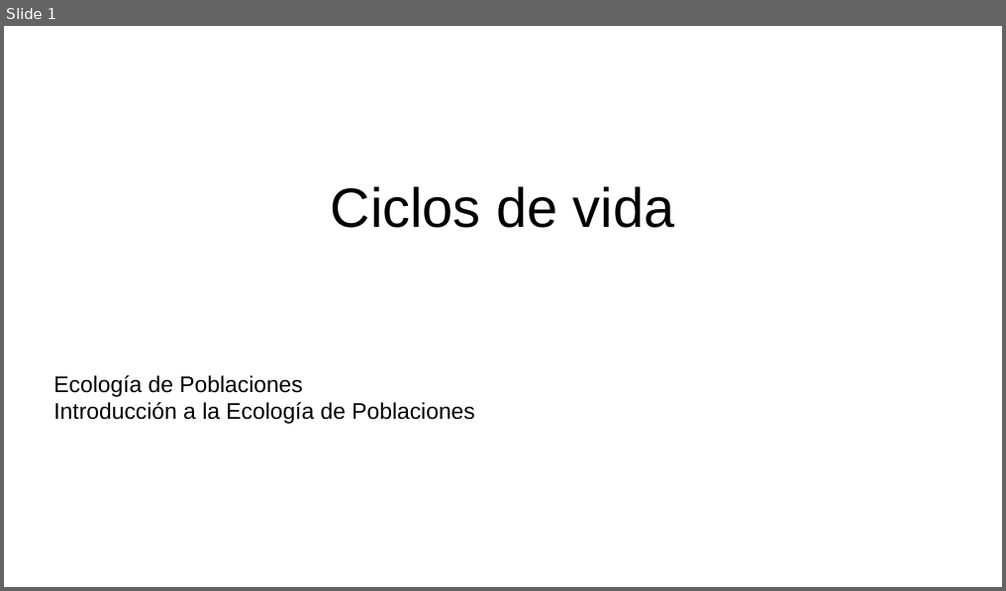
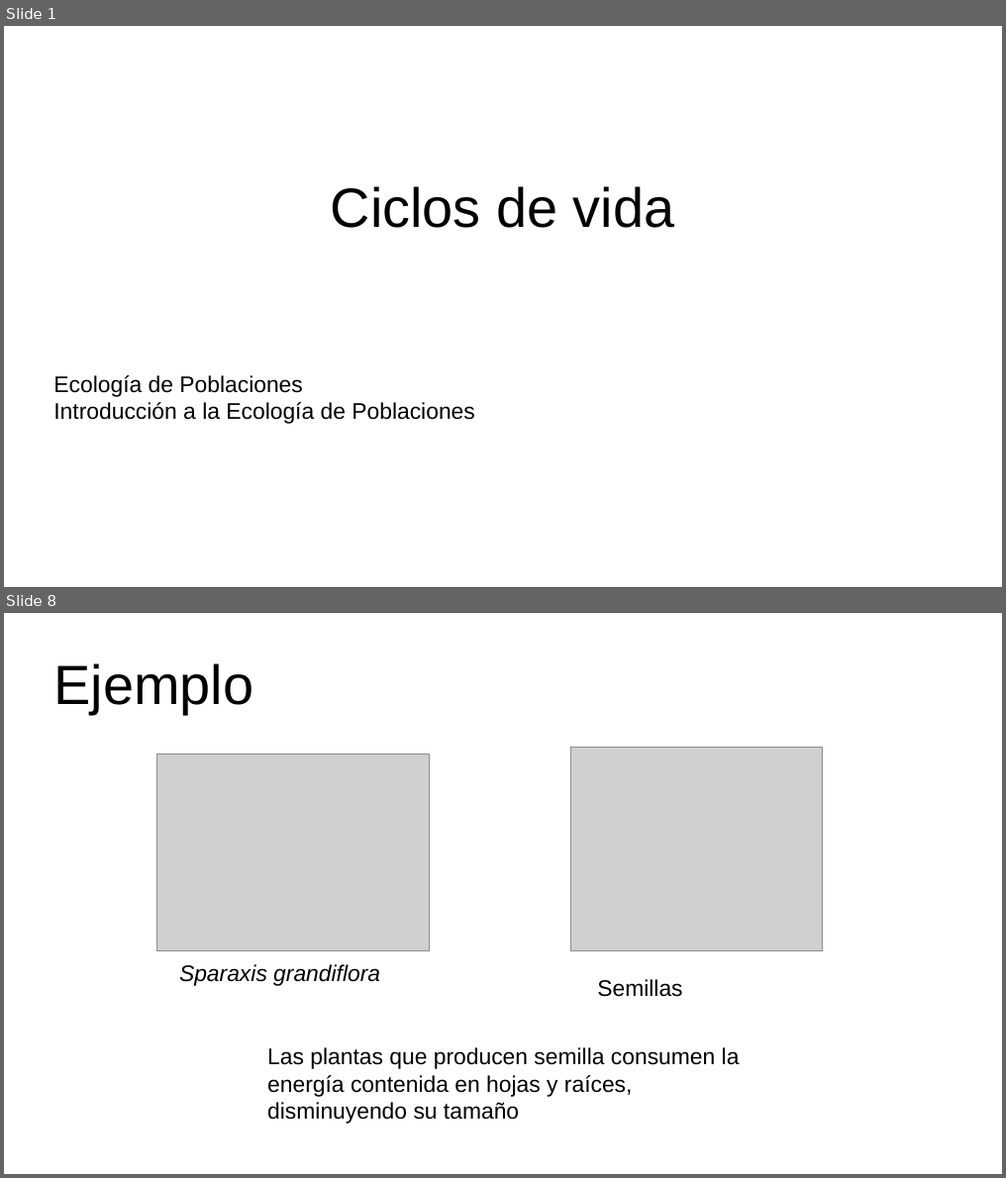
Before and after one commit to gerardommc/Ecologia-poblaciones, a slide deck: Unidad-1/Ciclos-vida.odp. Shown one above the other, each under a label of ours: slide 1 before the commit, slides 1 and 8 after it; the slides between them are not shown. The pictures are 1006x591 and 1006x1178 pixels, drawn with LibreOffice and Linux fonts; fonts in the diff are those of the drawing; grey boxes stand for pictures. Boxes give left, top, right and bottom in pixels: in the first picture for what was removed or moved away, otherwise in the second. Text is boxed around its words. In the diff, an @@ line names an element or a change of style, - is before the commit and + after.

```diff
--- a/Unidad-1/Ciclos-vida.odp
+++ b/Unidad-1/Ciclos-vida.odp
@@ slide 8 added at [4, 613, 1002, 1174], background #FFFFFF @@
@@ title added at [54, 663, 253, 714], 44 pt, text #000000 @@
+Ejemplo
@@ picture added at [157, 755, 429, 952] @@
@@ picture added at [571, 747, 823, 952] @@
@@ text added at [179, 964, 380, 986], 18 pt, text #000000, italic @@
+Sparaxis grandiflora
@@ text added at [597, 979, 682, 997], 18 pt, text #000000 @@
+Semillas
@@ text added at [267, 1048, 740, 1124], 18 pt, text #000000 @@
+Las plantas que producen semilla consumen la energía contenida en hojas y raíces, disminuyendo su tamaño
```
Also in this commit, not shown: 9 other slides added, 1 slide removed, 8 other files.
